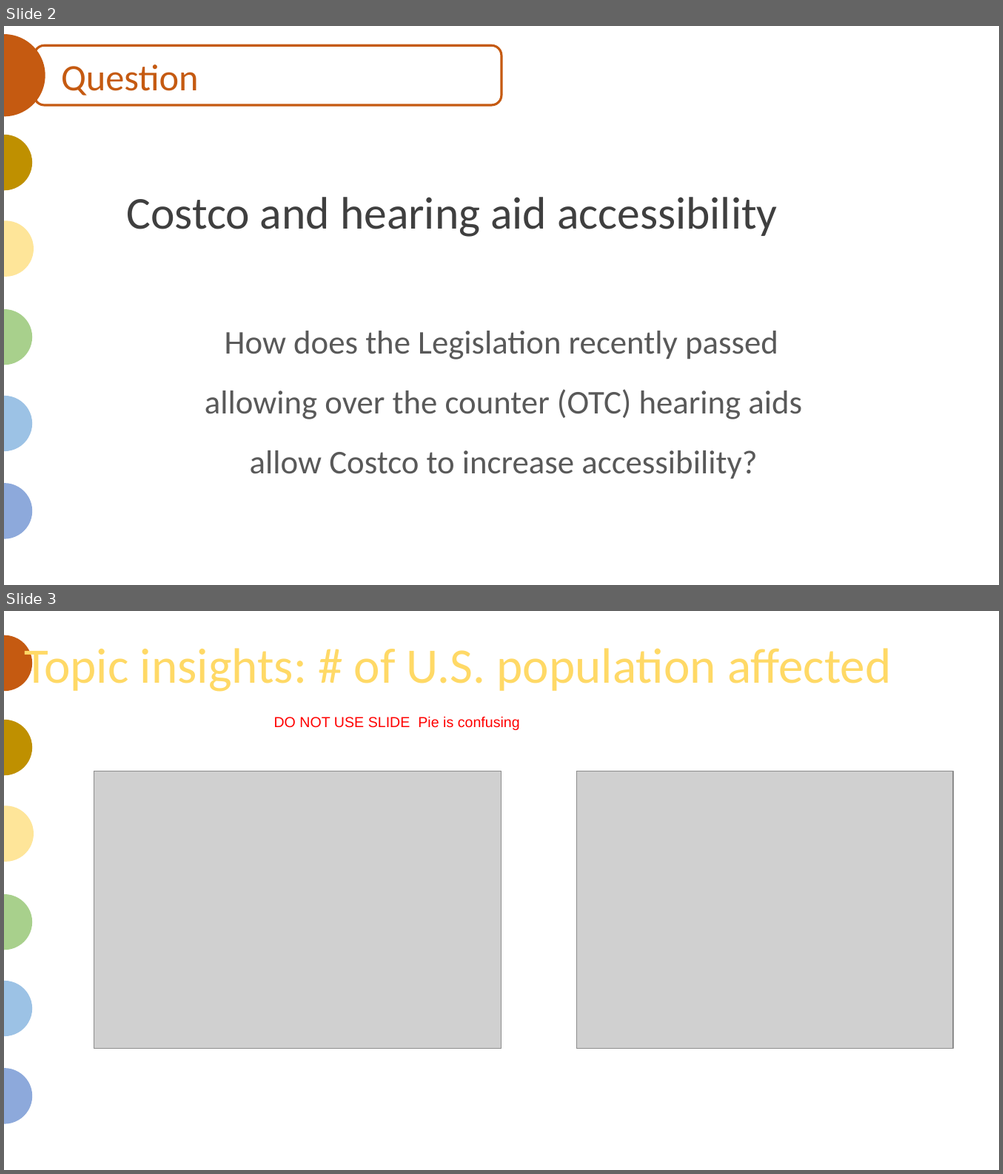
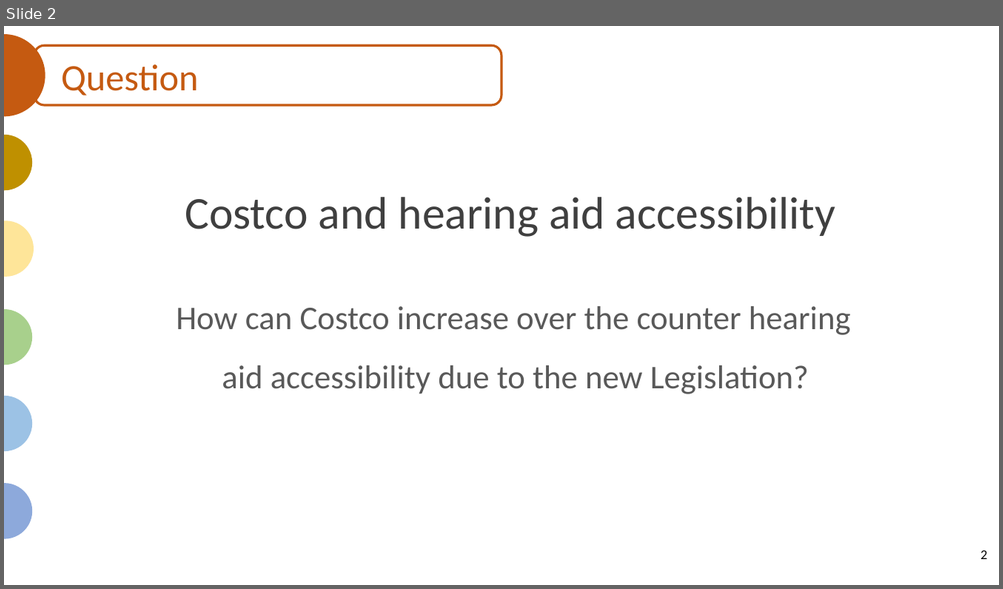
Before and after one commit to JaxWil24/Hearing_Aid_Accessibility, a slide deck: Presentation/FP_Powerpoint.pptx. Shown one above the other, each under a label of ours: slides 2 and 3 before the commit, slide 2 after it. The pictures are 1003x1174 and 1003x589 pixels, drawn with LibreOffice and Linux fonts; fonts in the diff are those of the drawing; grey boxes stand for pictures. Boxes give left, top, right and bottom in pixels: in the first picture for what was removed or moved away, otherwise in the second. Text is boxed around its words. In the diff, an @@ line names an element or a change of style, - is before the commit and + after.

```diff
--- a/Presentation/FP_Powerpoint.pptx
+++ b/Presentation/FP_Powerpoint.pptx
@@ slide 3 removed at (4, 611, 999, 1170), background #FFFFFF; not listed: 12 template elements that a slide beside it also shows @@
@@ title removed at (24, 644, 891, 692) @@
-Topic insights: # of U.S. population affected
@@ text removed at (274, 716, 520, 730) @@
-DO NOT USE SLIDE Pie is confusing
@@ picture removed at (94, 772, 502, 1049) @@
@@ picture removed at (576, 771, 953, 1049) @@
@@ slide 2 changed as well @@
@@ text "Costco and hearing aid accessibility" at (185, 197, 835, 237): alignment left to centre @@
@@ text at (176, 306, 851, 395): text changed @@
-How does the Legislation recently passed allowing over the counter (OTC) hearing aids allow Costco to increase accessibility?
+How can Costco increase over the counter hearing aid accessibility due to the new Legislation?
@@ page number added at (980, 551, 987, 560), 13 pt, text #000000 @@
+2
```
Also in this commit, not shown: 14 other slides changed.
